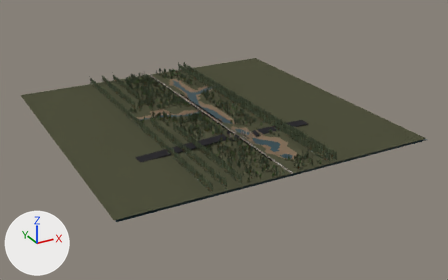
Renders of the Blender file blender/участок_с_холмом/участок_с_холмом.blend from each side of a commit.
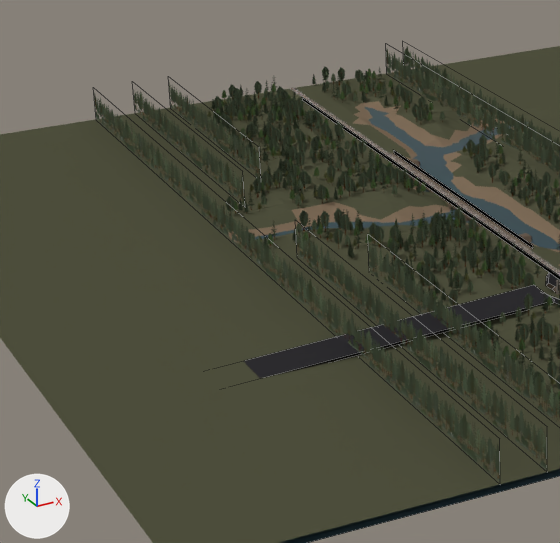
Each version appears first whole from a camera (50 mm lens) standing at (-444.0, -880.0, 379.0) and looking at (14.0, -46.0, -37.0), and next in a close-up on the part from 14% to 52% of the width and 17% to 76% of the height. Arrows for +X, +Y and +Z are at lower left; the lights stay in place. The close-ups show mesh edges as thin lines.

Before the edit, the objects in view are built like this:
```python
me_cube = bpy.data.meshes.new('Cube')
me_cube.from_pydata(...)  # 80 vertices, 54 faces; spans x -4.0..4.0, y -61.0..99.0, z -5.0..0.0
me_cube.materials.append(mat_общий_материал)  # picture img_общая_текстура_png_001
me_plane_006 = bpy.data.meshes.new('Plane.006')
me_plane_006.from_pydata(...)  # 4 vertices, 1 face; spans x 0.0, y -1566.0..-1352.0, z 0.0..20.0
me_plane_006.materials.append(mat_ближние_деревья_001)
me_plane_099 = bpy.data.meshes.new('Plane.099')
me_plane_099.from_pydata(...)  # 4 vertices, 1 face; spans x 0.0, y -1601.0..-1352.0, z 0.0..20.0
me_plane_099.materials.append(mat_ближние_деревья_001)
ob_ряд_деревьев_002 = bpy.data.objects.new('ряд_деревьев.002', me_plane_006)
ob_ряд_деревьев_002.location = (-78.6, 1302.7, -0.4)
ob_ряд_деревьев_002.visible_shadow = False
ob_ряд_деревьев_015 = bpy.data.objects.new('ряд_деревьев.015', me_plane_099)
ob_ряд_деревьев_015.location = (-101.4, 1336.6, -0.4)
ob_ряд_деревьев_015.visible_shadow = False
ob_эстакада = bpy.data.objects.new('эстакада', me_cube)
ob_эстакада.location = (0.0, 0.0, -0.1)
# also in view: 'ряд_деревьев.003' at (-77.0, 163.0, 9.0); 'земля' at (-3.0, -15.0, 1.0); 'ряд_деревьев.001' at (-122.0, -15.0, 9.0); 'деревья' at (-30.0, -16.0, 7.0); 'вода' at (0.0, -15.0, -3.0)
```
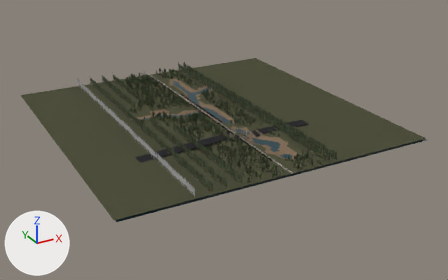
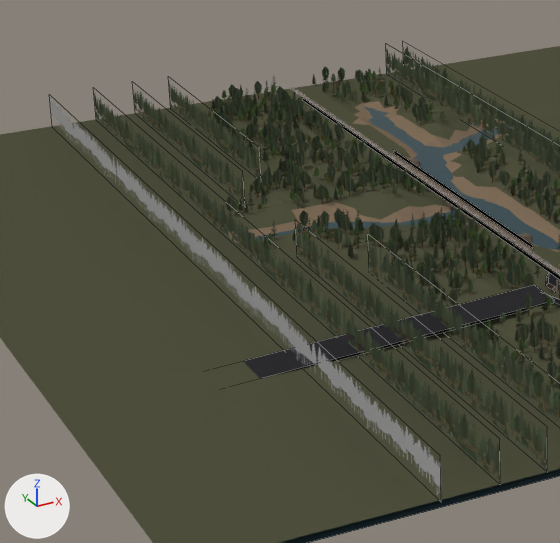
Commit message: участок_с_холмом экспортирован в юнити

What the commit changed:
Picture 'дальний_ряд_деревьев.png' (img_дальний_ряд_деревьев_png) is new.
Material 'дальние_деревья.001' (mat_дальние_деревья_001) is new.
Uses the picture img_дальний_ряд_деревьев_png.
Mesh me_plane_129 is new.
It has 4 vertices, 1 face and spans x 0.0, y -250.0..250.0, z -10.0..10.0.
It uses material mat_дальние_деревья_001.
Object 'ряд_деревьев.012' (ob_ряд_деревьев_012) is new; it shows me_plane_129.
Its location is (-148.0, -15.9, 9.5).
Its visible shadow is False.

What differs and where, as boxes (x1, y1, x2, y2) in the close-ups (560 x 543 px):
'ряд_деревьев.012', added: after (50, 96, 441, 496)
